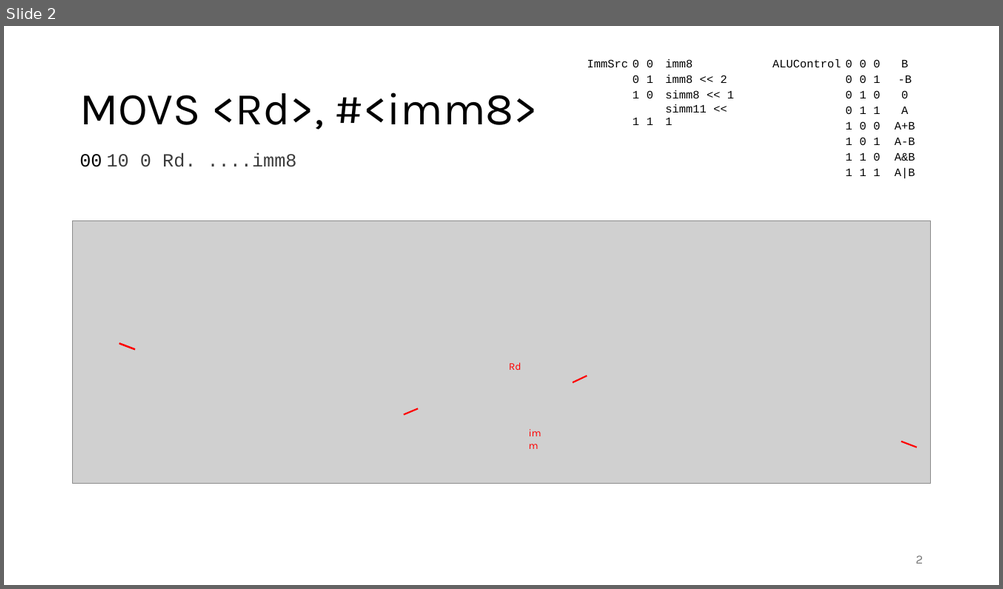
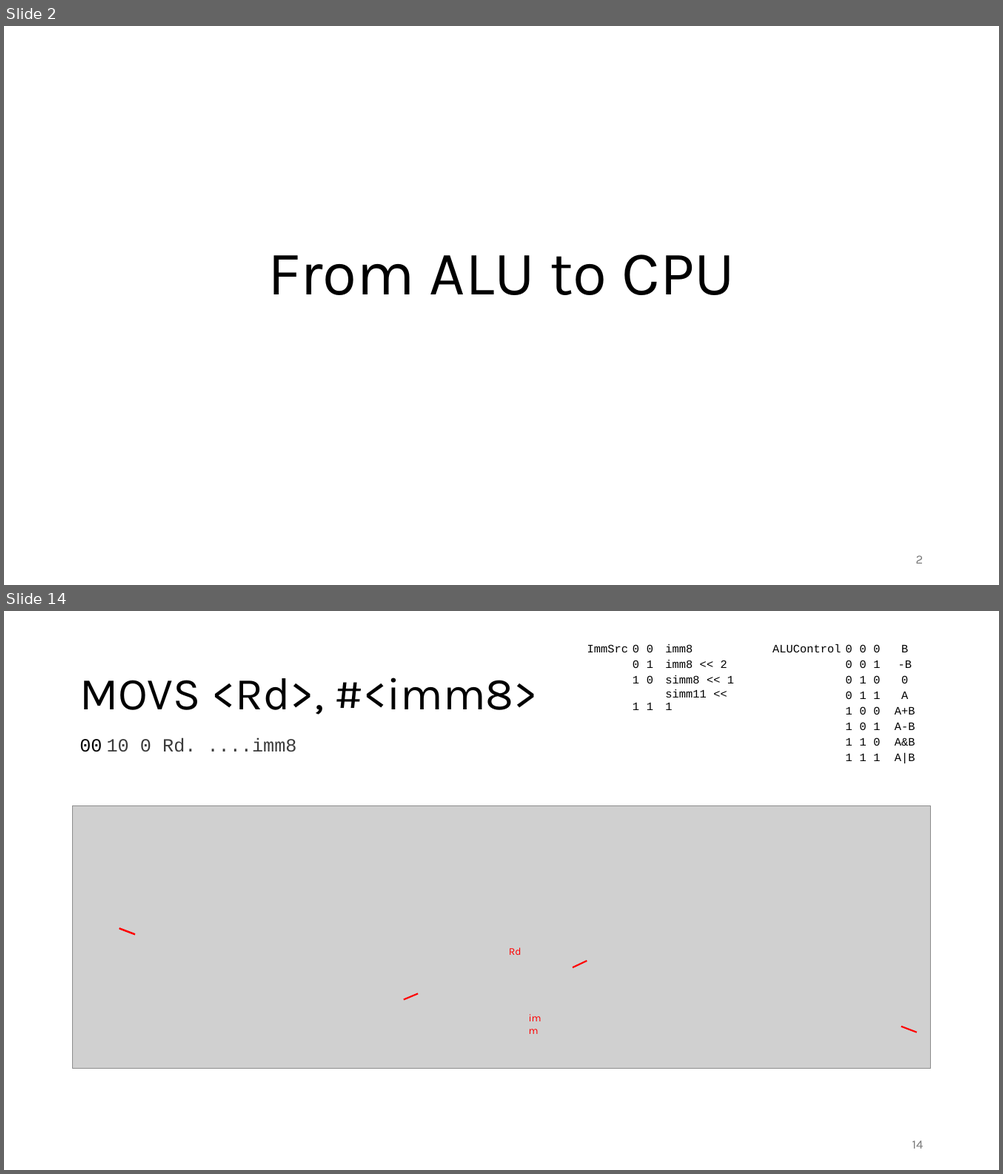
Before and after one commit to FrankBau/xetroc, a slide deck: xetroc.pptx. Shown one above the other, each under a label of ours: slide 2 before the commit, slides 2 and 14 after it; the slides between them are not shown. The pictures are 1003x589 and 1003x1174 pixels, drawn with LibreOffice and Linux fonts; fonts in the diff are those of the drawing; grey boxes stand for pictures. Boxes give left, top, right and bottom in pixels: in the first picture for what was removed or moved away, otherwise in the second. Text is boxed around its words. In the diff, an @@ line names an element or a change of style, - is before the commit and + after.

```diff
--- a/xetroc.pptx
+++ b/xetroc.pptx
@@ slide 2 added at (4,26,999,585), background #FFFFFF @@
@@ title added at (267,255,735,295), 60 pt, text #000000 @@
+From ALU to CPU
@@ page number added at (916,556,923,564), 12 pt, text #797979 @@
+2
@@ what was slide 2 is now slide 14 @@
@@ page number at (912,1141,923,1149): text changed @@
-2
+14
```
Also in this commit, not shown: 1 slide changed, 11 other slides added, 13 other files.
